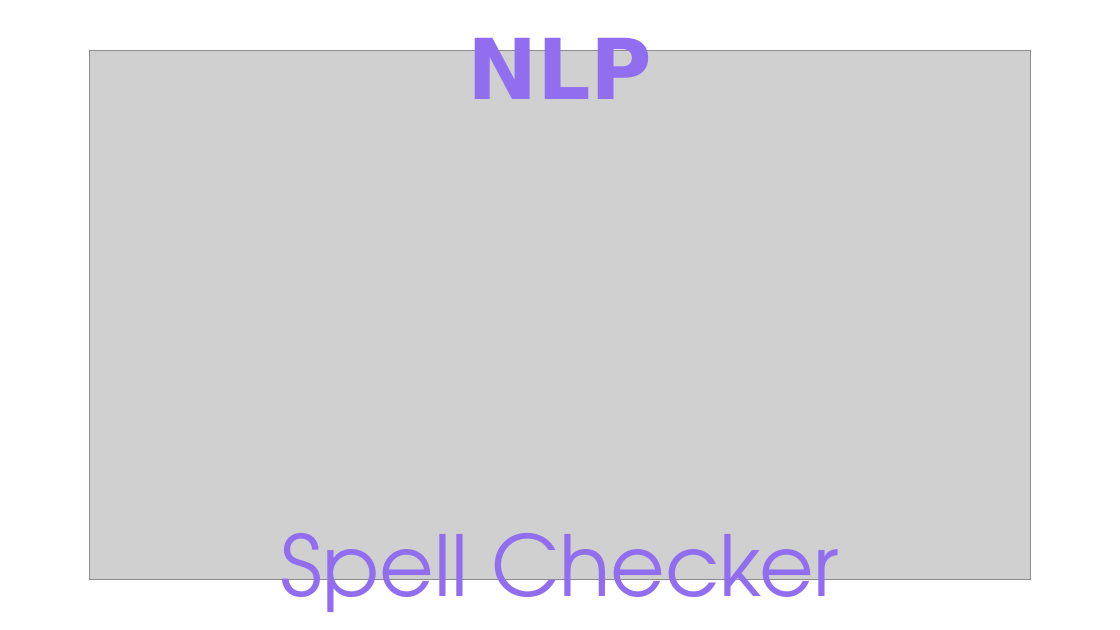
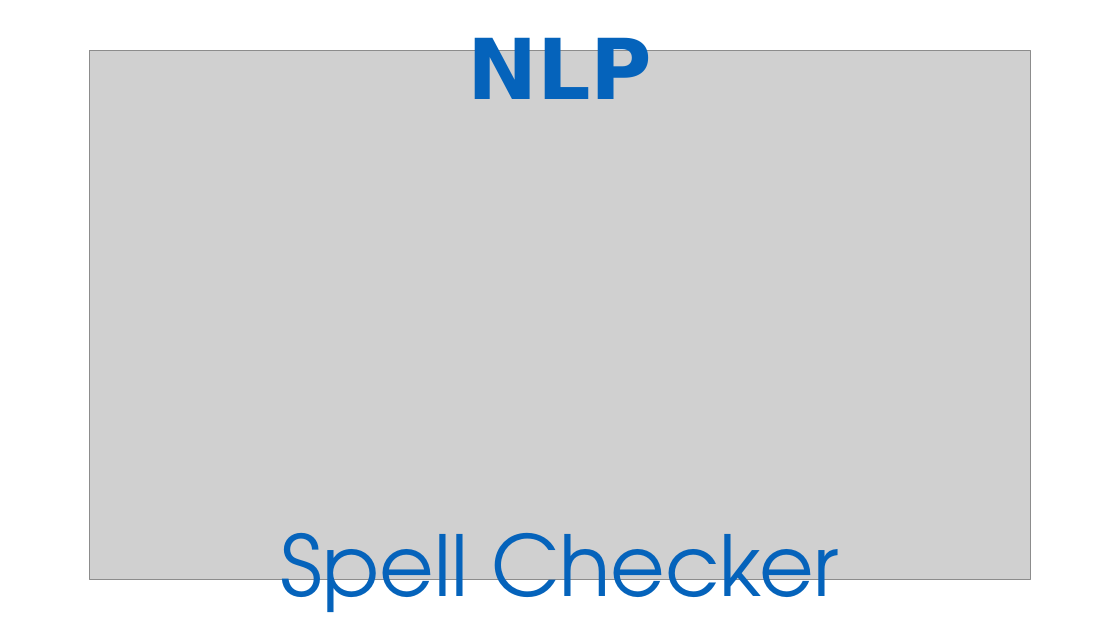
Before and after one commit to diassmatheus/en, a slide deck: slide 1 of assets/img/portfolio/cards-portifolio.pptx. Drawn at 1120x630 pixels with LibreOffice and Linux fonts; fonts in the diff are those of the drawing; grey boxes stand for pictures. Boxes give left, top, right and bottom in pixels: in the first picture for what was removed or moved away, otherwise in the second. Text is boxed around its words. In the diff, an @@ line names an element or a change of style, - is before the commit and + after.

```diff
--- a/assets/img/portfolio/cards-portifolio.pptx
+++ b/assets/img/portfolio/cards-portifolio.pptx
@@ text "NLP" at <box>467,31,652,99</box>: text colour #916EF0 to #0563BB @@
@@ text "Spell Checker" at <box>281,533,839,630</box>: text colour #916EF0 to #0563BB @@
```
Also in this commit, not shown: 4 other slides changed, 2 slides added, 8 other files.
